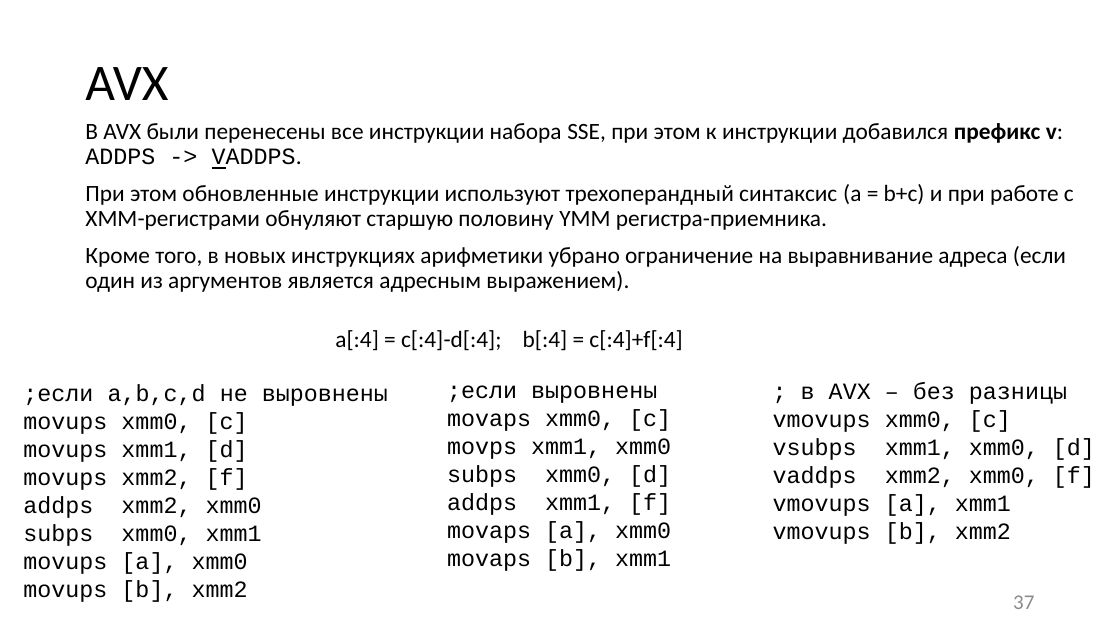
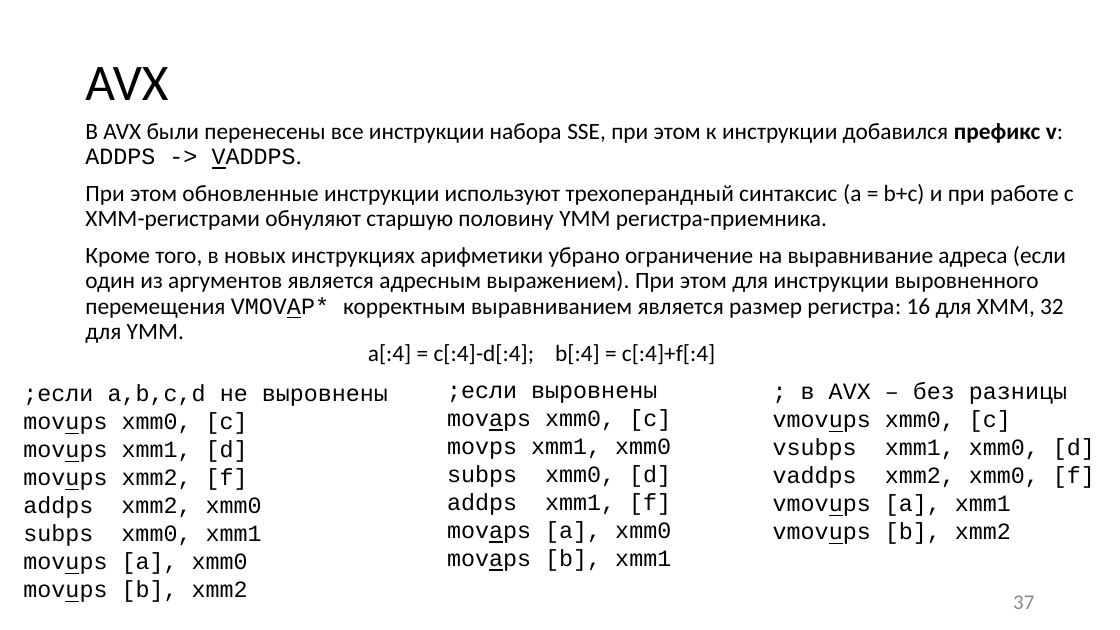
Before and after one commit to itsecd/low-level-programming, a slide deck: slide 37 of Lectures/2.FPU_and_SIMD/Lecture2.pptx. Drawn at 1120x630 pixels with LibreOffice and Linux fonts; fonts in the diff are those of the drawing. Boxes give left, top, right and bottom in pixels: in the first picture for what was removed or moved away, otherwise in the second. Text is boxed around its words. In the diff, an @@ line names an element or a change of style, - is before the commit and + after.

```diff
--- a/Lectures/2.FPU_and_SIMD/Lecture2.pptx
+++ b/Lectures/2.FPU_and_SIMD/Lecture2.pptx
@@ text at [85, 246, 1066, 343]: text changed @@
-Кроме того, в новых инструкциях арифметики убрано ограничение на выравнивание адреса (если один из аргументов является адресным выражением).
+Кроме того, в новых инструкциях арифметики убрано ограничение на выравнивание адреса (если один из аргументов является адресным выражением). При этом для инструкции выровненного перемещения VMOVAP* корректным выравниванием является размер регистра: 16 для XMM, 32 для YMM.
@@ text "a[:4] = c[:4]-d[:4]; b[:4] = ...": place and size @@
-text "a[:4] = c[:4]-d[:4]; b[:4] = ..." at [335, 330, 682, 351]
+text "a[:4] = c[:4]-d[:4]; b[:4] = ..." at [368, 344, 715, 365]
@@ text at [23, 412, 248, 602]: underline on in "movups", "movups", "movups", "movups" and 1 more places @@
@@ text at [447, 409, 671, 571]: underline on in "movaps", "movaps", "movaps" @@
@@ text at [773, 410, 1011, 544]: underline on in "vmovups", "vmovups", "vmovups" @@
```
Also in this commit, not shown: 18 other slides changed, 10 other files.
